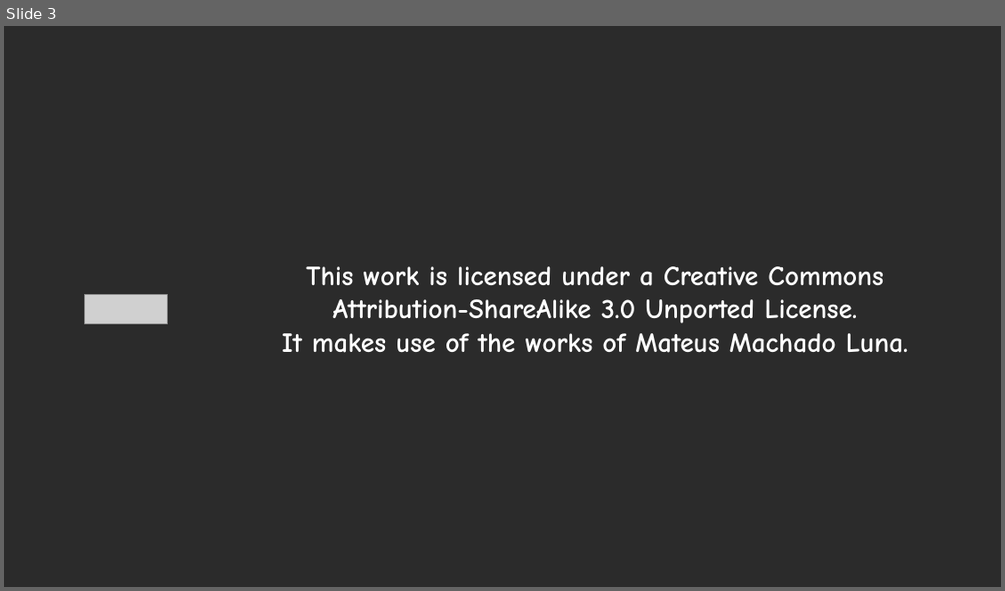
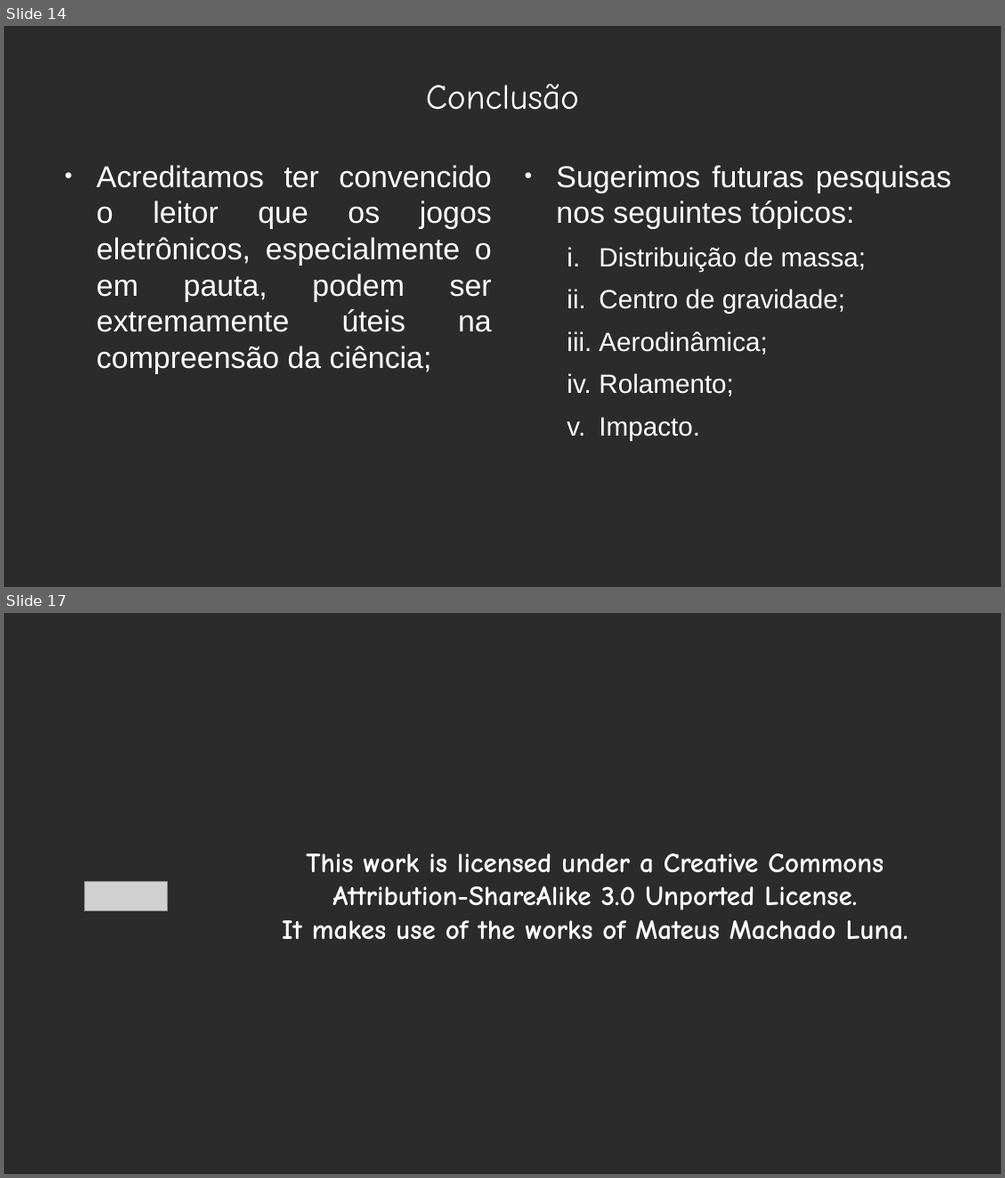
Before and after one commit to ThiagoIFDS23/small-ifsp, a slide deck: Libre Office/Impress/Bad Piggies/Bad Piggies.odp. Shown one above the other, each under a label of ours: slide 3 before the commit, slides 14 and 17 after it; the slides between them are not shown. The pictures are 1005x591 and 1005x1178 pixels, drawn with LibreOffice and Linux fonts; fonts in the diff are those of the drawing; grey boxes stand for pictures; background and template pictures are left out; a plain dark background stands for a picture behind light text. Boxes give left, top, right and bottom in pixels: in the first picture for what was removed or moved away, otherwise in the second. Text is boxed around its words. In the diff, an @@ line names an element or a change of style, - is before the commit and + after.

```diff
--- a/Libre Office/Impress/Bad Piggies/Bad Piggies.odp
+++ b/Libre Office/Impress/Bad Piggies/Bad Piggies.odp
@@ slide 14 added at (4,26,1001,587), background picture (left out) @@
@@ title added at (426,84,579,110), 28 pt, text #FFFFFF @@
+Conclusão
@@ text added at (97,165,492,374), 24 pt, text #FFFFFF @@
+● Acreditamos ter convencido o leitor que os jogos eletrônicos, especialmente o em pauta, podem ser extremamente úteis na compreensão da ciência;
@@ text added at (556,165,952,441), 21 pt, text #FFFFFF @@
+● Sugerimos futuras pesquisas nos seguintes tópicos:
+  i. Distribuição de massa;
+  ii. Centro de gravidade;
+  iii. Aerodinâmica;
+  iv. Rolamento;
+  v. Impacto.
@@ what was slide 3 is now slide 17 @@
```
Also in this commit, not shown: 14 other slides added, 1 slide removed, 4 other files.
